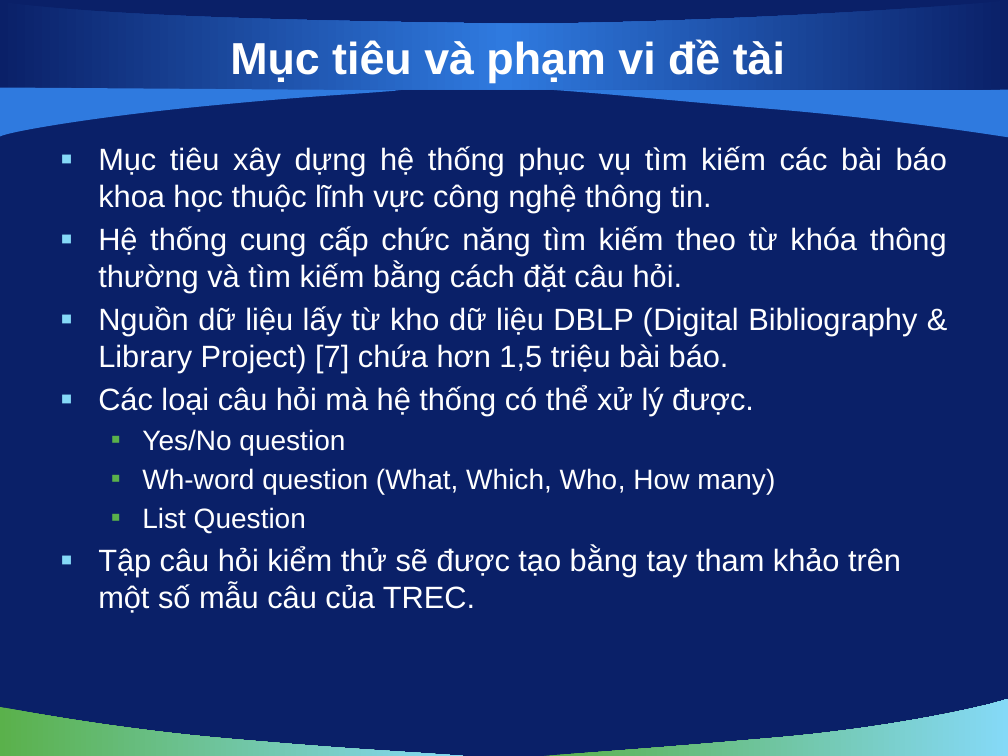
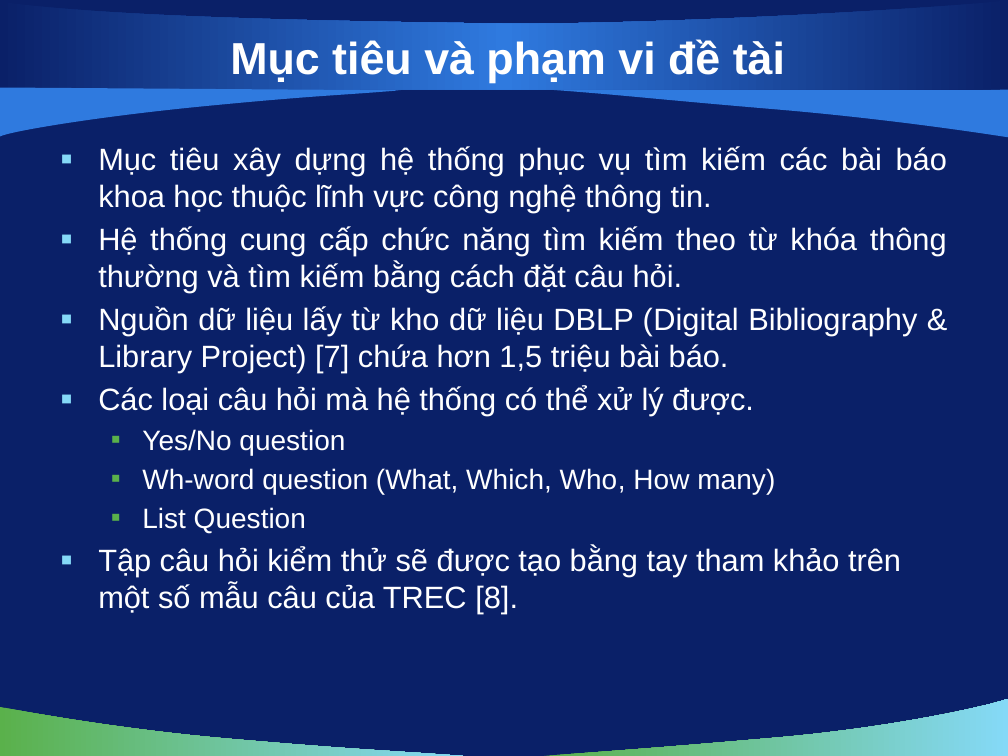
Before and after one commit to vuaviet/filnalproject, a slide deck: slide 4 of De Cuong/bao cao luan van/slide 0.7.pptx. Drawn at 1008x756 pixels with LibreOffice and Linux fonts; fonts in the diff are those of the drawing; background and template pictures are left out. Boxes give left, top, right and bottom in pixels: in the first picture for what was removed or moved away, otherwise in the second. Text is boxed around its words. In the diff, an @@ line names an element or a change of style, - is before the commit and + after.

```diff
--- a/De Cuong/bao cao luan van/slide 0.7.pptx
+++ b/De Cuong/bao cao luan van/slide 0.7.pptx
@@ text at [98, 546, 901, 613]: text changed @@
-▪ Tập câu hỏi kiểm thử sẽ được tạo bằng tay tham khảo trên một số mẫu câu của TREC.
+▪ Tập câu hỏi kiểm thử sẽ được tạo bằng tay tham khảo trên một số mẫu câu của TREC [8].
```
Also in this commit, not shown: 2 other slides changed.
